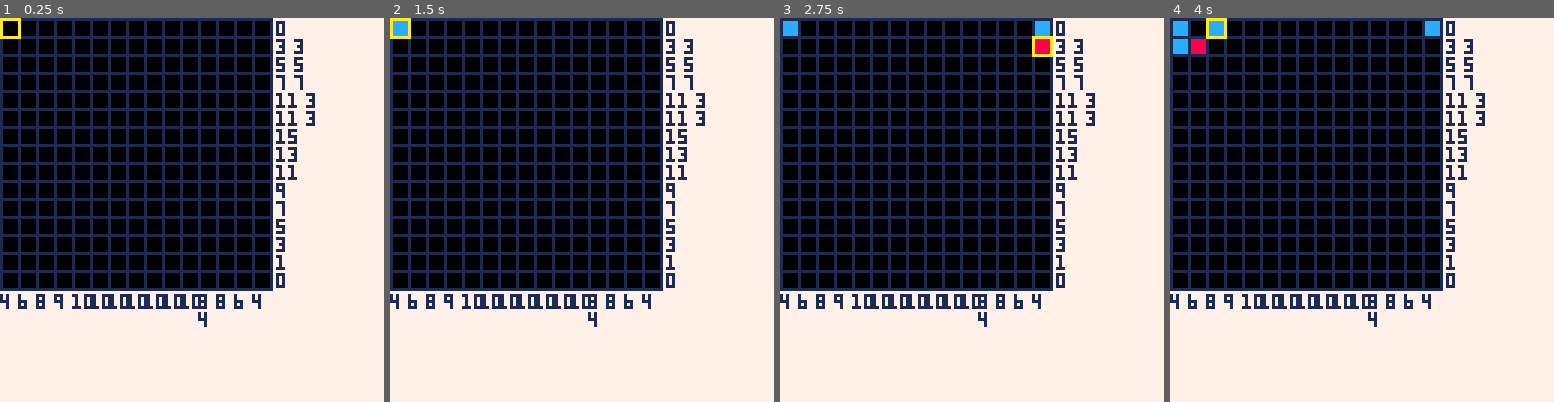
Above: before the commit, frames 1-4 (left to right).
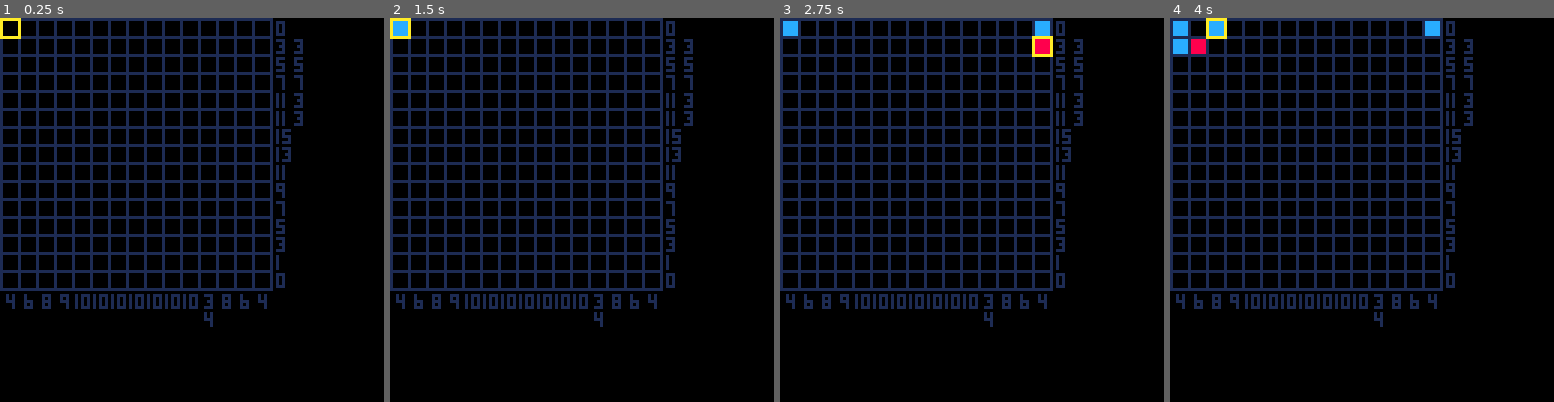
Above: after the commit, the same moments.

Repository: LuosRestil/pico8
Game: PICO-8 cartridge picross/picross.p8
Same seed, same stepped clock (60 frames per second), same inputs: the game is played once before the commit and once after it.
Inputs:
- Up to frame 1 (0.25 s): no input
- Up to frame 2 (1.5 s): tap O (Z key) at 0.33, 0.7, 1.43 s; tap X (X key) at 1.07 s
- Up to frame 3 (2.75 s): hold Left 1.97-2.37 s; tap X (X key) at 2.07, 2.4, 2.73 s; tap O (Z key) at 2.22 s; hold Down from 2.42 s (still down)
- Up to frame 4 (4 s): release Down at 2.82 s; hold Right 2.87-3.53 s; tap X (X key) at 3.07, 3.4, 3.73 s; tap O (Z key) at 3.1, 3.98 s; hold Up from 3.58 s (still down)

The runs differ from the first frame. In frame 1, 48% of the frame differs, in the area x 0-100%, y 0-100%; in frame 2, 48%; in frame 3, 48%; in frame 4, 48%.

Commit message:
win condition

Diff:
--- a/picross/picross.p8
+++ b/picross/picross.p8
@@ -8,6 +8,7 @@
 pos={r=1,c=1}
 lfao=nil --last frame action o
 lfax=nil --last frame action x
+won=false
 
 function _init()
 	grid = make_grid()
@@ -15,6 +16,11 @@
 end
 
 function _update()
+	if check_win() then
+		won=true
+		return
+	end
+
 	if btnp(⬅️) do
 		pos.c-=1
 		if (pos.c<1) pos.c=dim
@@ -54,8 +60,9 @@
 end
 
 function _draw()
-	cls(white)
-
+	cls(black)
+
+	--grid
 	for r=1,#grid do
 		for c=1,#grid[1] do
 			local x,y=rc_to_coord(r,c)
@@ -70,32 +77,67 @@
 		end
 	end
 
-	--draw numbers
+	--player position
+	local x,y=rc_to_coord(
+		pos.r,pos.c
+	)
+	rect(x,y,x+csize,y+csize,10)
+
+	--numbers
+	-- based on nemonemo
+	--rows
 	for i=1,#img.nums.rows do
 		local x,y=rc_to_coord(i,16)
 		y+=1
 		x+=2
+		local clr=1
 		local nums=img.nums.rows[i]
 		for num in all(nums) do
-			print(num,x,y)
+			if num>9 then
+				print("|",x-1,y,clr)
+				if num%10==1 then
+					print("|",x+1,y,clr)
+				else
+					print(num%10,x+2,y,clr)
+					x+=2
+				end
+			else
+				if num==1 then
+					print("|",x-1,y,clr)
+					x-=2
+				else
+					print(num,x,y,clr)
+				end
+			end
 			x+=6
-			if (num>9) x+=4
-		end
-	end
+		end
+	end
+	--cols
 	for i=1,#img.nums.cols do
 		local x,y=rc_to_coord(16,i)
 		y+=2
+		x+=2
+		local clr=1
 		local nums=img.nums.cols[i]
 		for num in all(nums) do
-			print(num,x,y)
+			if num==11 then
+				print("|",x-1,y,clr)
+				print("|",x+1,y,clr)
+			elseif num>9 then
+				print("|",x-2,y,clr)
+				print(num%10,x+1,y,clr)
+			elseif num==1 then
+			 print("|",x,y,clr)
+			else
+				print(num,x,y,clr)
+			end
 			y+=6
 		end
 	end
 
-	local x,y=rc_to_coord(
-		pos.r,pos.c
-	)
-	rect(x,y,x+csize,y+csize,10)
+	if won then
+		print("won",100,100,red)
+	end
 end
 
 function rc_to_coord(r,c)
@@ -114,6 +156,23 @@
 		add(grid,row)
 	end
 	return grid
+end
+
+function check_win()
+	for i=1,#img.img do
+		for j=1,#img.img[1] do
+			local imgval=img.img[i][j]
+			local gridval=grid[i][j]
+			if
+				(imgval==1 and gridval~=1)
+				or
+				(imgval~=1 and gridval==1)
+			then
+				return false
+			end
+		end
+	end
+	return true
 end
 -->8
 --imgs
